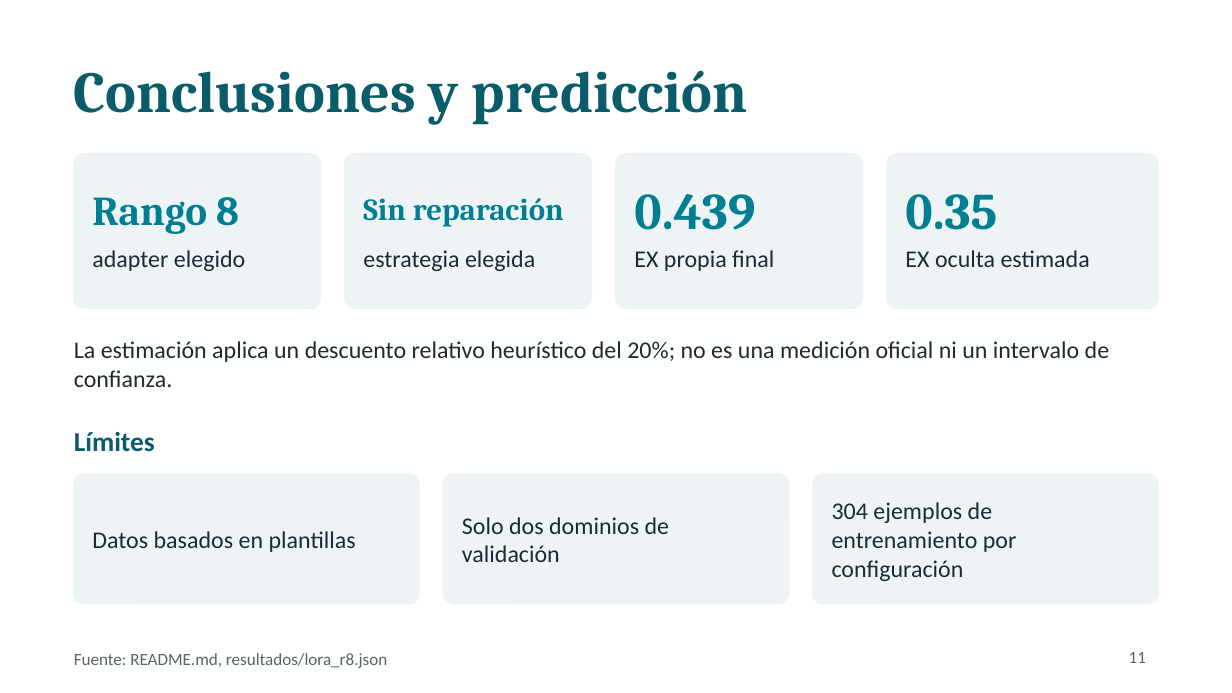
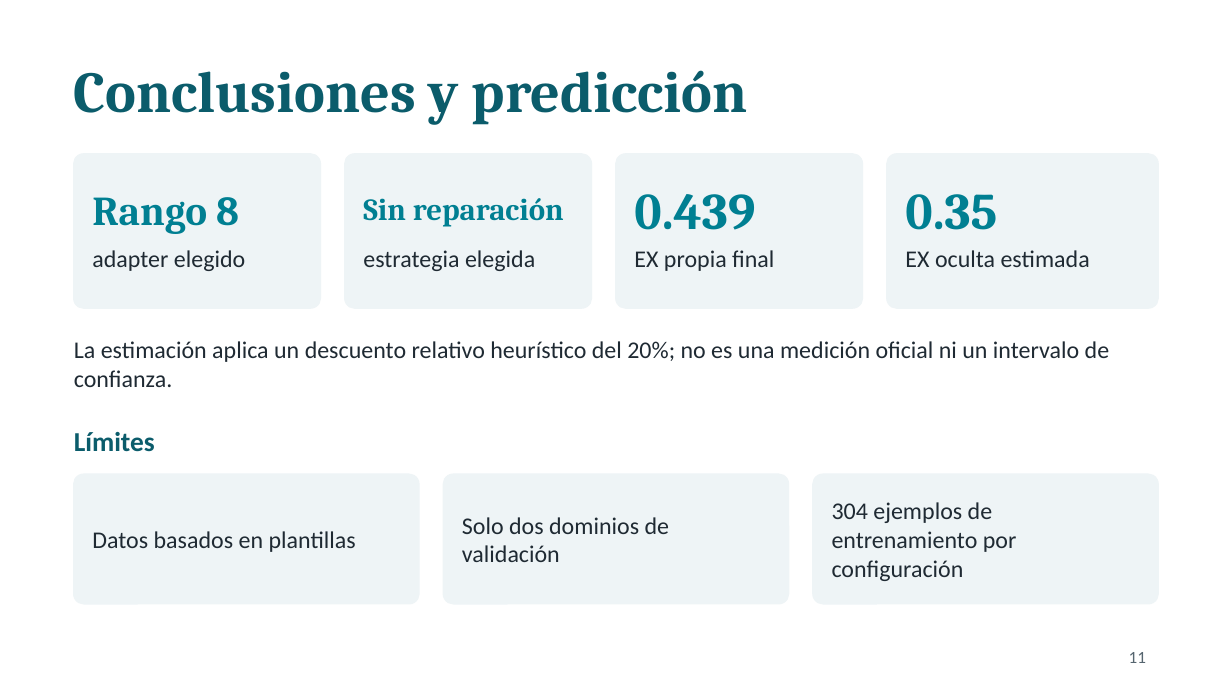
Before and after one commit to Anton17303/Deep-Learning, a slide deck: slide 11 of presentacion_proyecto.pptx. Drawn at 1232x693 pixels with LibreOffice and Linux fonts; fonts in the diff are those of the drawing. Boxes give left, top, right and bottom in pixels: in the first picture for what was removed or moved away, otherwise in the second. Text is boxed around its words. In the diff, an @@ line names an element or a change of style, - is before the commit and + after.

```diff
--- a/presentacion_proyecto.pptx
+++ b/presentacion_proyecto.pptx
@@ text removed at box(74, 653, 387, 668) @@
-Fuente: README.md, resultados/lora_r8.json
```
Also in this commit, not shown: 10 other slides changed, 14 other files.
